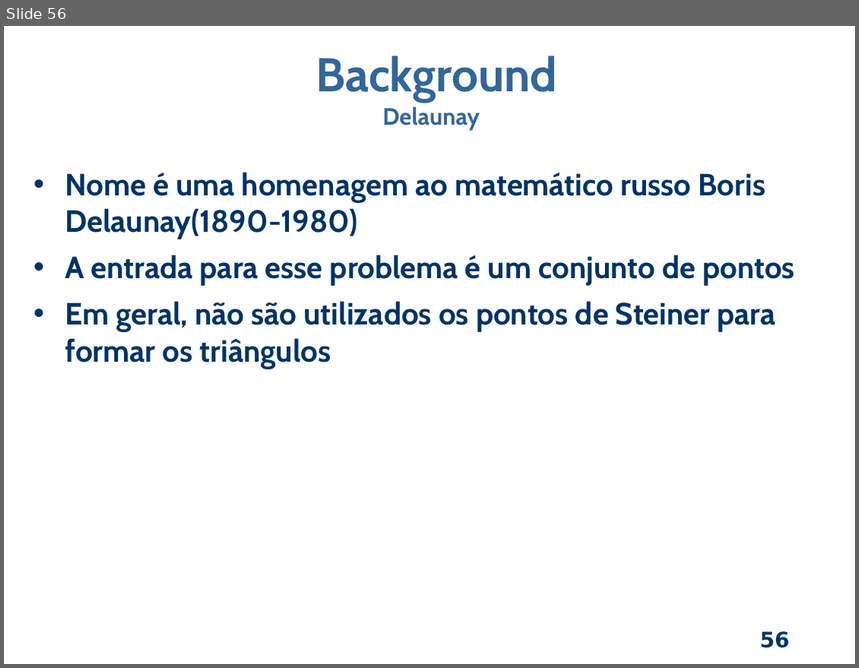
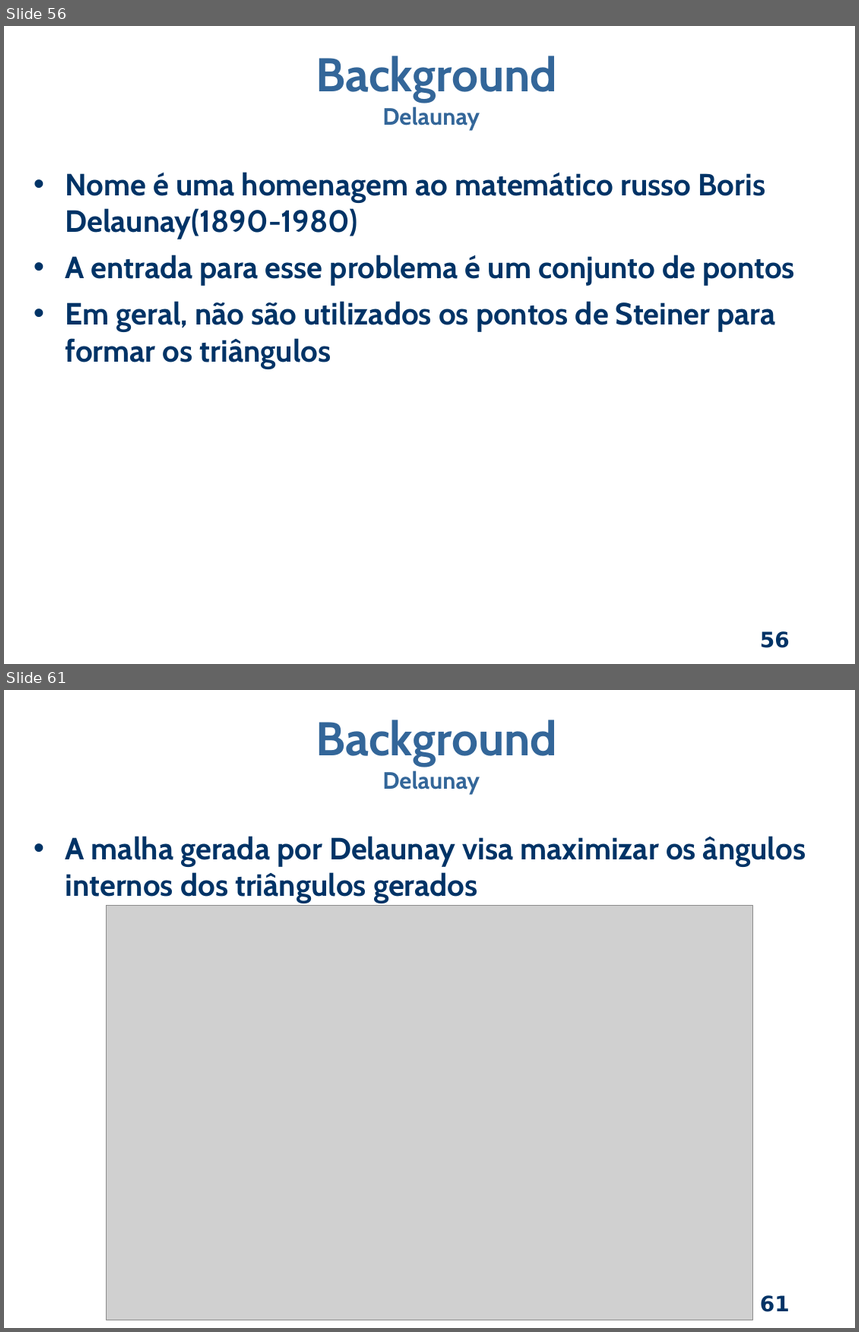
Before and after one commit to dant25/pre-proposta, a slide deck: apresentação/Apresentacao pre.odp. Shown one above the other, each under a label of ours: slide 56 before the commit, slides 56 and 61 after it; the slides between them are not shown. The pictures are 859x668 and 859x1332 pixels, drawn with LibreOffice and Linux fonts; fonts in the diff are those of the drawing; grey boxes stand for pictures; background and template pictures are left out. Boxes give left, top, right and bottom in pixels: in the first picture for what was removed or moved away, otherwise in the second. Text is boxed around its words. In the diff, an @@ line names an element or a change of style, - is before the commit and + after.

```diff
--- a/apresentação/Apresentacao pre.odp
+++ b/apresentação/Apresentacao pre.odp
@@ slide 61 added at [4,690,855,1328], background picture (left out); not listed: 1 template element that a slide beside it also shows @@
@@ text added at [316,720,557,794], 40 pt, text #336699, bold @@
+Background
+Delaunay
@@ text added at [66,836,806,904], 26 pt, text #003366, bold @@
+• A malha gerada por Delaunay visa maximizar os ângulos internos dos triângulos gerados
@@ picture added at [106,906,753,1321] @@
```
Also in this commit, not shown: 2 slides changed, 6 other slides added, 5 other files.
